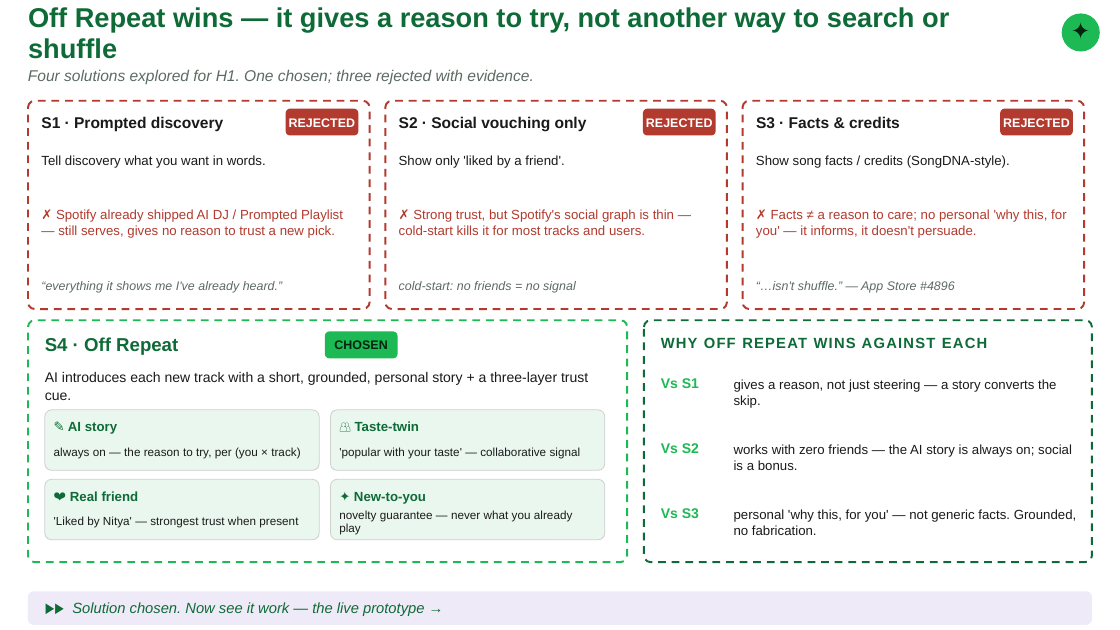
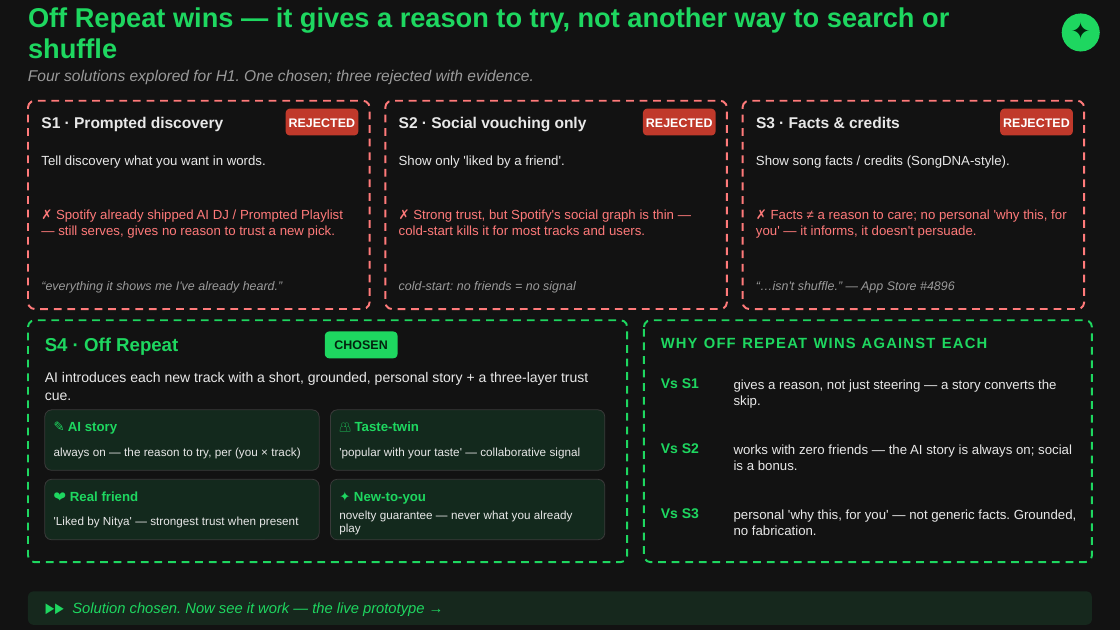
Before and after one commit to nityagupta25/spotify-discovery-engine, a slide deck: slide 6 of Off_Repeat_Deck_TopFellow.pptx. Drawn at 1120x630 pixels with LibreOffice and Linux fonts; fonts in the diff are those of the drawing. Boxes give left, top, right and bottom in pixels: in the first picture for what was removed or moved away, otherwise in the second. Text is boxed around its words. In the diff, an @@ line names an element or a change of style, - is before the commit and + after.

```diff
--- a/Off_Repeat_Deck_TopFellow.pptx
+++ b/Off_Repeat_Deck_TopFellow.pptx
@@ background #FFFFFF to #121212 @@
@@ ellipse at bbox=[1062, 13, 1100, 52]: fill #1DB954 to #1ED760 @@
@@ fill #FFFFFF to #121212; outline #B23A2E 1.25 pt dashed to #FF7A7A 1.25 pt dashed in 3 elements at bbox=[28, 101, 370, 309], bbox=[385, 101, 727, 309], bbox=[743, 101, 1084, 309] @@
@@ fill #B23A2E to #C0392B in 3 elements at bbox=[286, 109, 358, 136], bbox=[643, 109, 716, 136], bbox=[1000, 109, 1073, 136] @@
@@ text colour #B23A2E to #FF7A7A in 3 elements at bbox=[56, 209, 343, 238], bbox=[399, 209, 674, 235], bbox=[756, 209, 1066, 238] @@
@@ text colour #5C6B62 to #9A9A9A in 4 elements at bbox=[28, 70, 533, 84], bbox=[41, 281, 283, 293], bbox=[399, 281, 576, 293], bbox=[756, 281, 955, 293] @@
@@ rounded rectangle at bbox=[28, 320, 627, 562]: fill #FFFFFF to #121212; outline #1DB954 1.25 pt dashed to #1ED760 1.25 pt dashed @@
@@ rounded rectangle at bbox=[644, 320, 1092, 562]: fill #FFFFFF to #121212; outline #0E6B37 1.25 pt dashed to #1ED760 1.25 pt dashed @@
@@ rounded rectangle at bbox=[325, 332, 398, 358]: fill #1DB954 to #1ED760 @@
@@ fill #EAF7EF to #13291D; outline #CFCFCF 0.5 pt to #3A3A3A 0.5 pt in 4 elements at bbox=[45, 410, 319, 470], bbox=[330, 410, 605, 470], bbox=[45, 479, 319, 540], bbox=[330, 479, 605, 540] @@
@@ text colour #1DB954 to #1ED760 in 3 elements at bbox=[661, 378, 699, 388], bbox=[661, 443, 699, 453], bbox=[661, 508, 699, 518] @@
@@ text colour #1A1A1A to #E8E8E8 in 14 elements at bbox=[41, 116, 223, 131], bbox=[41, 155, 266, 168], bbox=[399, 116, 587, 131], bbox=[399, 155, 564, 168], bbox=[756, 116, 900, 128], bbox=[756, 155, 1010, 168], bbox=[45, 372, 588, 400], bbox=[54, 447, 300, 459], bbox=[339, 447, 581, 459], bbox=[54, 516, 298, 528], bbox=[339, 510, 572, 535], bbox=[734, 379, 1056, 408], bbox=[734, 444, 1072, 470], bbox=[734, 509, 1077, 535] @@
@@ rounded rectangle at bbox=[28, 591, 1092, 625]: fill #EFEAF7 to #16281D @@
@@ text colour #0E6B37 to #1ED760 in 8 elements at bbox=[28, 7, 949, 59], bbox=[45, 337, 178, 355], bbox=[68, 422, 117, 434], bbox=[355, 421, 420, 431], bbox=[70, 491, 139, 501], bbox=[354, 492, 426, 504], bbox=[661, 337, 987, 348], bbox=[72, 602, 424, 616] @@
```
Also in this commit, not shown: 9 other slides changed, 2 other files.
